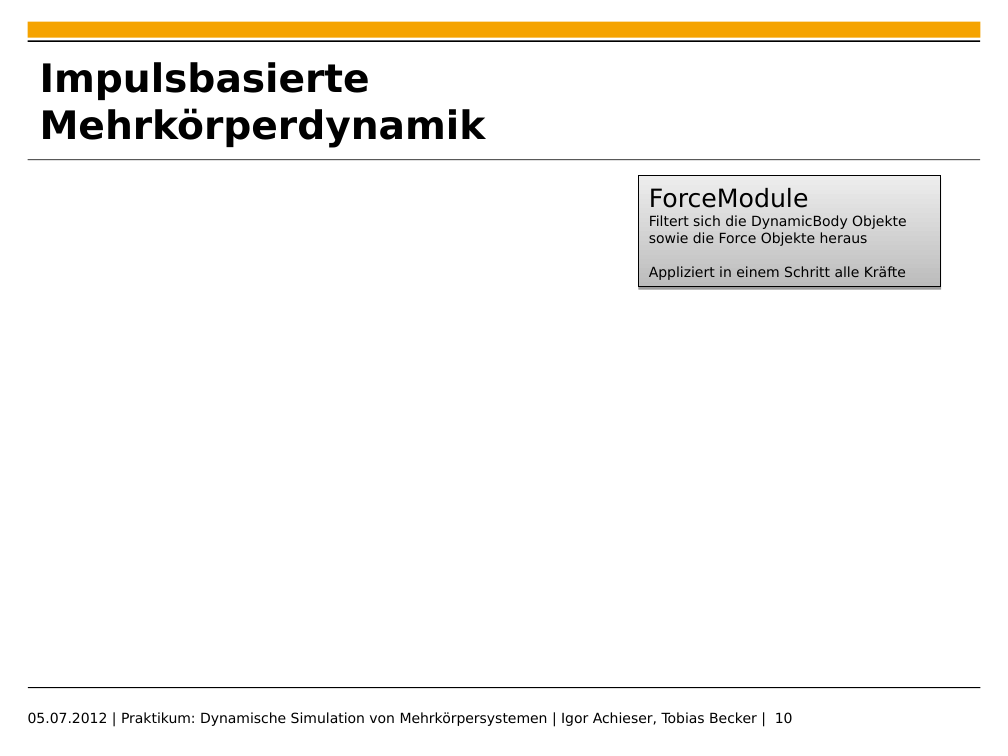
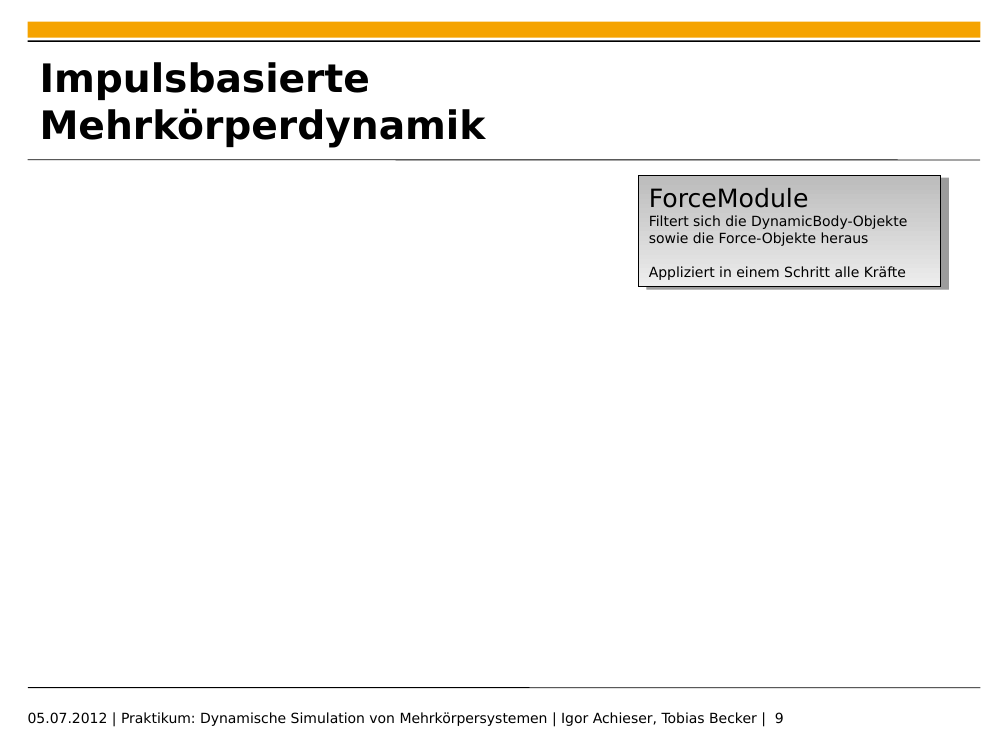
Before and after one commit to toeb/sine, a slide deck: slide 9 of Documentation/presentation.ppt (slide 10 before the commit). Drawn at 1008x756 pixels with LibreOffice and Linux fonts; fonts in the diff are those of the drawing; background and template pictures are left out. Boxes give left, top, right and bottom in pixels: in the first picture for what was removed or moved away, otherwise in the second. Text is boxed around its words. In the diff, an @@ line names an element or a change of style, - is before the commit and + after.

```diff
--- a/Documentation/presentation.ppt
+++ b/Documentation/presentation.ppt
@@ rectangle "ForceModule" at (639,175,940,286): fill gradient #BCBCBC to #EDEDED to gradient #EDEDED to #BCBCBC; shadow changed @@
@@ text in rectangle at (649,215,907,246): text changed @@
-Filtert sich die DynamicBody Objekte sowie die Force Objekte heraus
+Filtert sich die DynamicBody-Objekte sowie die Force-Objekte heraus
@@ text at (28,712,784,726): text changed @@
-05.07.2012 | Praktikum: Dynamische Simulation von Mehrkörpersystemen | Igor Achieser, Tobias Becker | 10
+05.07.2012 | Praktikum: Dynamische Simulation von Mehrkörpersystemen | Igor Achieser, Tobias Becker | 9
```
Also in this commit, not shown: 10 other slides changed, 1 slide added, 2 slides removed, 1 other file.
